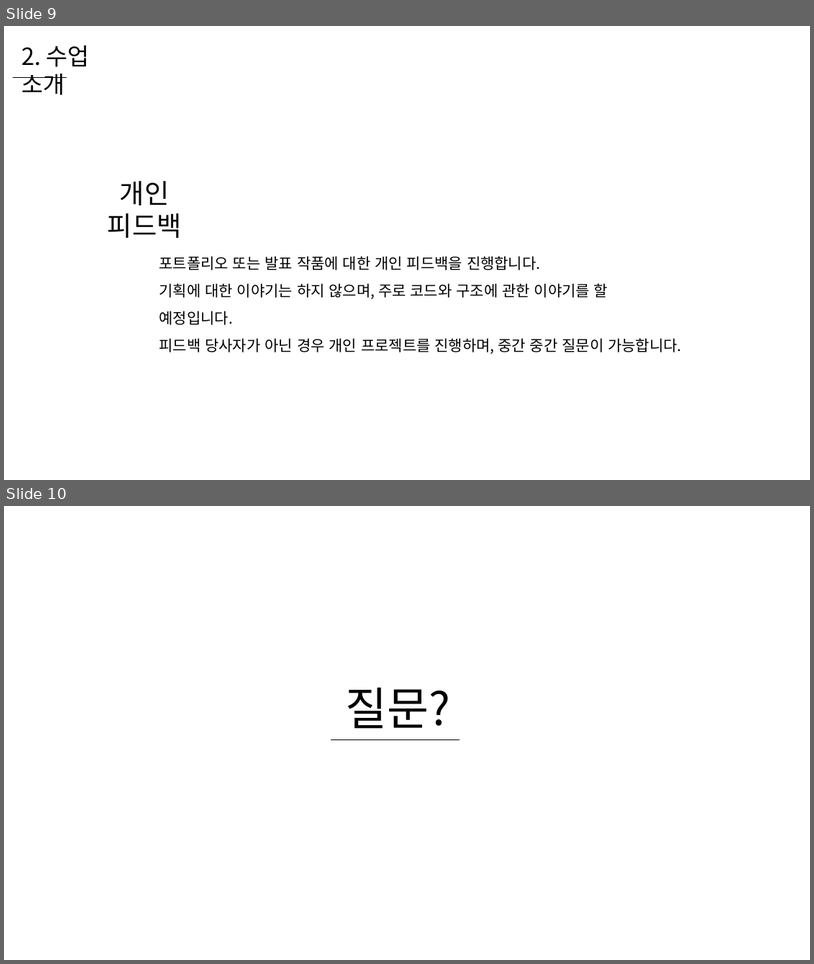
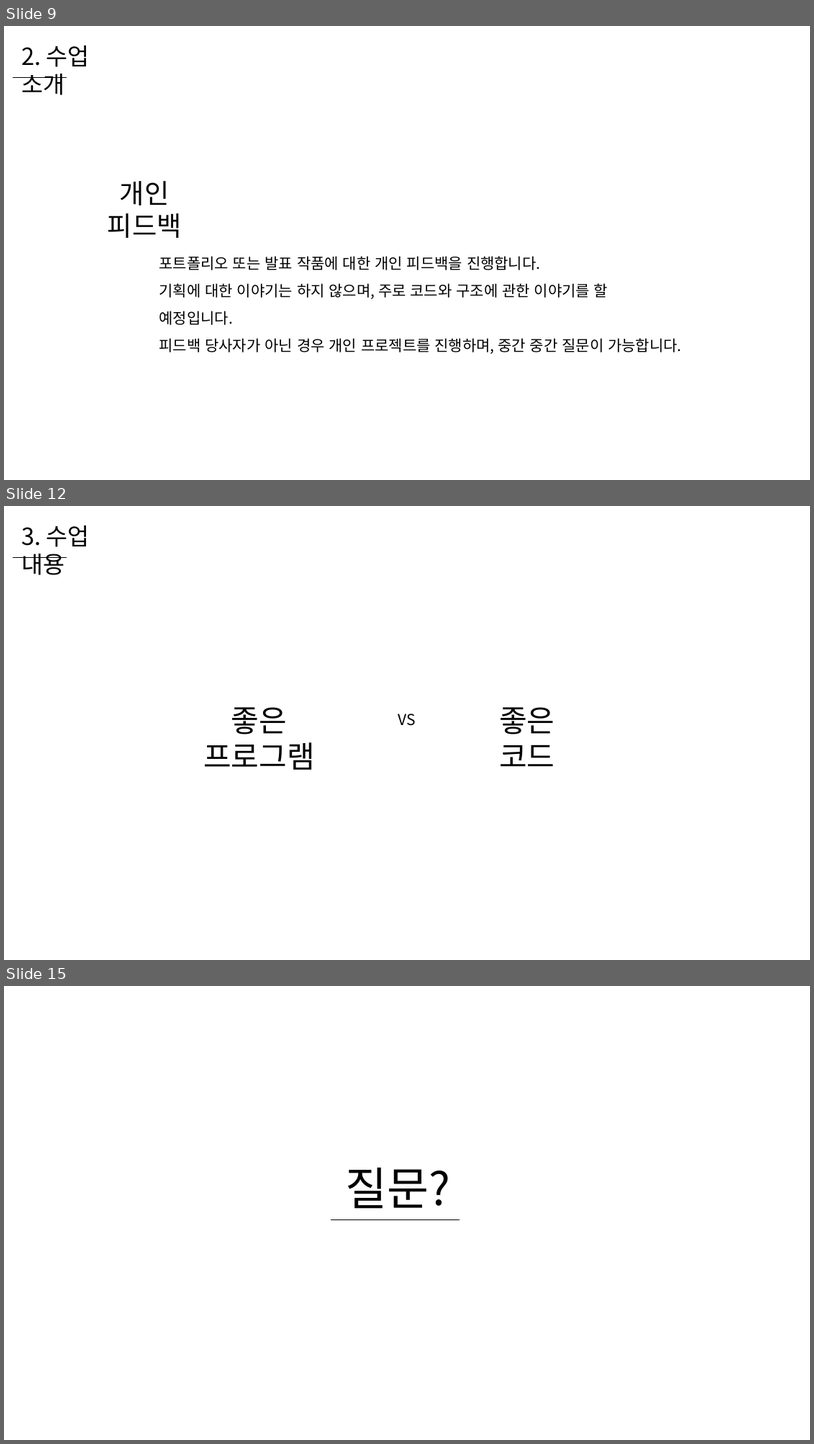
Before and after one commit to WooLyung/2021-Unity-Lecture, a slide deck: 0 - 수업 소개.pptx. Shown one above the other, each under a label of ours: slides 9 and 10 before the commit, slides 9, 12 and 15 after it; the slides between them are not shown. The pictures are 814x964 and 814x1444 pixels, drawn with LibreOffice and Linux fonts; fonts in the diff are those of the drawing. Boxes give left, top, right and bottom in pixels: in the first picture for what was removed or moved away, otherwise in the second. Text is boxed around its words. In the diff, an @@ line names an element or a change of style, - is before the commit and + after.

```diff
--- a/0 - 수업 소개.pptx
+++ b/0 - 수업 소개.pptx
@@ slide 12 added at box(4, 506, 810, 960), background #FFFFFF @@
@@ text added at box(21, 525, 90, 575), 28 pt, text #000000 @@
+3. 수업 내용
@@ line added from (13, 557) to (67, 557), #000000 0.5 pt @@
@@ text added at box(203, 707, 315, 770), 36 pt, text #000000 @@
+좋은 프로그램
@@ text added at box(399, 713, 416, 726), 18 pt, text #000000 @@
+VS
@@ text added at box(499, 707, 555, 766), 36 pt, text #000000 @@
+좋은 코드
@@ what was slide 10 is now slide 15 @@
```
Also in this commit, not shown: 1 slide changed, 4 other slides added, 47 other files.
